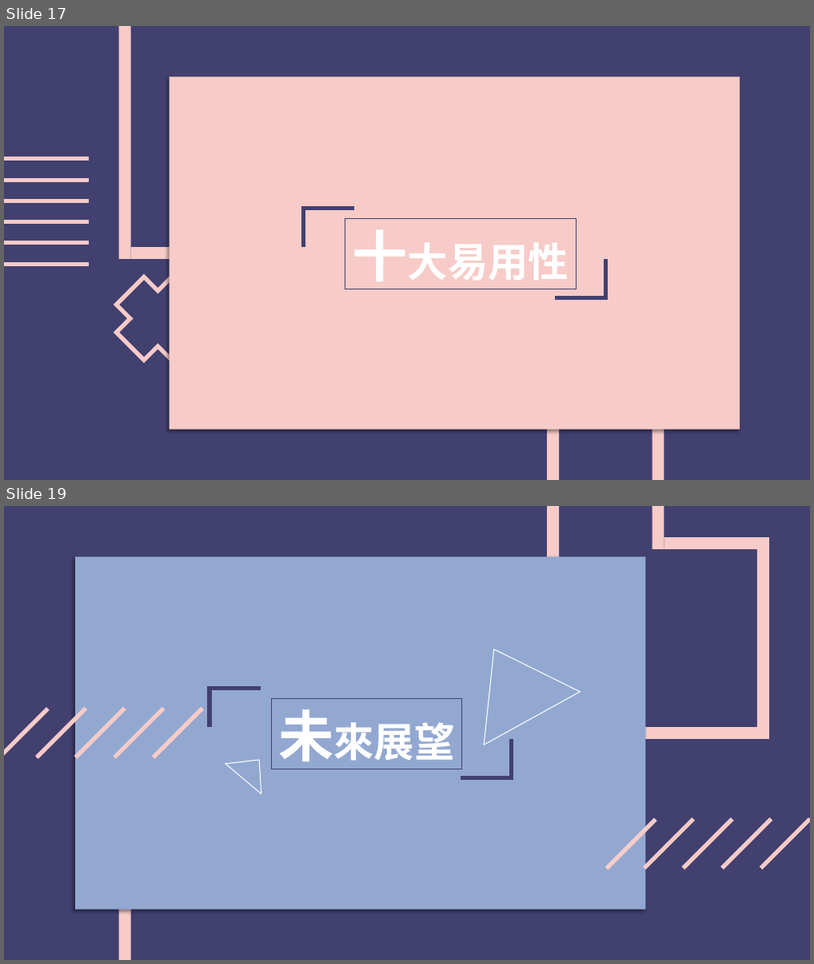
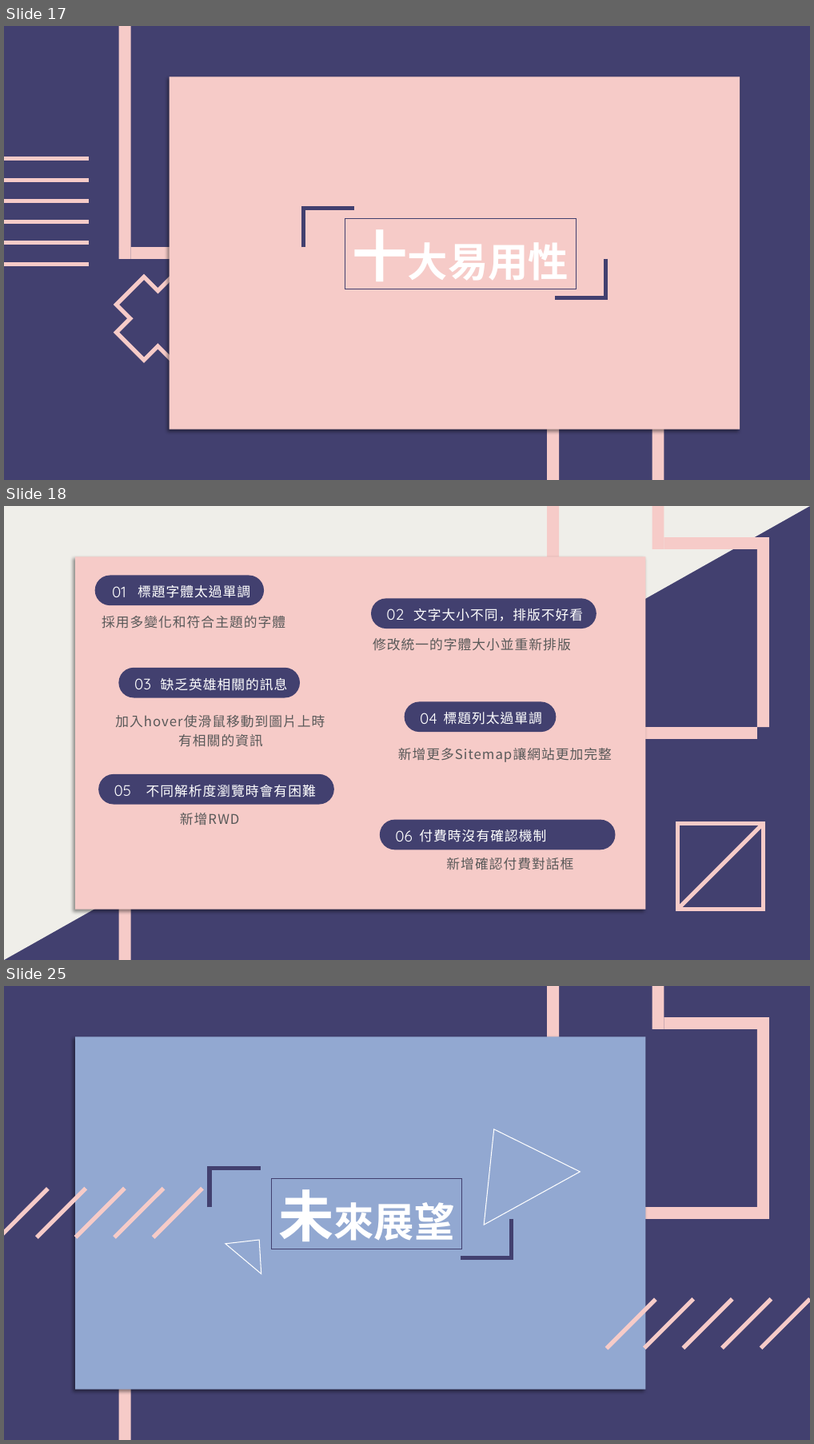
Before and after one commit to leonasdev/WebMidProject, a slide deck: 期末報告企畫書.pptx. Shown one above the other, each under a label of ours: slides 17 and 19 before the commit, slides 17, 18 and 25 after it; the slides between them are not shown. The pictures are 814x964 and 814x1444 pixels, drawn with LibreOffice and Linux fonts; fonts in the diff are those of the drawing. Boxes give left, top, right and bottom in pixels: in the first picture for what was removed or moved away, otherwise in the second. Text is boxed around its words. In the diff, an @@ line names an element or a change of style, - is before the commit and + after.

Commit message:
新增十大易用性

```diff
--- a/期末報告企畫書.pptx
+++ b/期末報告企畫書.pptx
@@ slide 18 added at <box>4,506,810,960</box>, background #42406F @@
@@ right triangle added at <box>4,506,810,960</box>, fill #EFEEE9 @@
@@ rectangle added at <box>547,506,559,960</box>, fill #F6CBC8 @@
@@ freeform shape added at <box>653,506,665,537</box>, fill #F6CBC8 @@
@@ freeform shape added at <box>653,537,665,549</box>, fill #F6CBC8 @@
@@ freeform shape added at <box>665,537,758,549</box>, fill #F6CBC8 @@
@@ freeform shape added at <box>758,537,770,549</box>, fill #F6CBC8 @@
@@ freeform shape added at <box>758,549,770,727</box>, fill #F6CBC8 @@
@@ rectangle added at <box>75,557,646,909</box>, fill #F6CBC8 @@
@@ group added at <box>94,575,286,628</box>: 3 texts, 1 rounded rectangle @@
+標題字體太過單調
+01
+採用多變化和符合主題的字體
@@ rectangle added at <box>532,625,590,960</box>, fill #42406F @@
@@ group added at <box>371,599,597,651</box>: 3 texts, 1 rounded rectangle @@
+文字大小不同，排版不好看
+02
+修改統一的字體大小並重新排版
@@ group added at <box>115,668,325,728</box>: 3 texts, 1 rounded rectangle @@
+缺乏英雄相關的訊息
+03
+加入hover使滑鼠移動到圖片上時有相關的資訊
@@ rectangle added at <box>119,724,131,960</box>, fill #F6CBC8 @@
@@ freeform shape added at <box>605,727,758,740</box>, fill #F6CBC8 @@
@@ group added at <box>398,701,612,762</box>: 3 texts, 1 rounded rectangle @@
+標題列太過單調
+04
+新增更多Sitemap讓網站更加完整
@@ group added at <box>98,774,334,825</box>: 3 texts, 1 rounded rectangle @@
+不同解析度瀏覽時會有困難
+05
+新增RWD
@@ rectangle added at <box>678,824,764,909</box>, outline #F6CBC8 5 pt @@
@@ line added from (678, 909) to (764, 824), #F6CBC8 5 pt @@
@@ group added at <box>380,820,616,870</box>: 3 texts, 1 rounded rectangle @@
+付費時沒有確認機制
+06
+新增確認付費對話框
@@ what was slide 19 is now slide 25 @@
```
Also in this commit, not shown: 10 slides changed, 6 other slides added, 1 slide removed.
